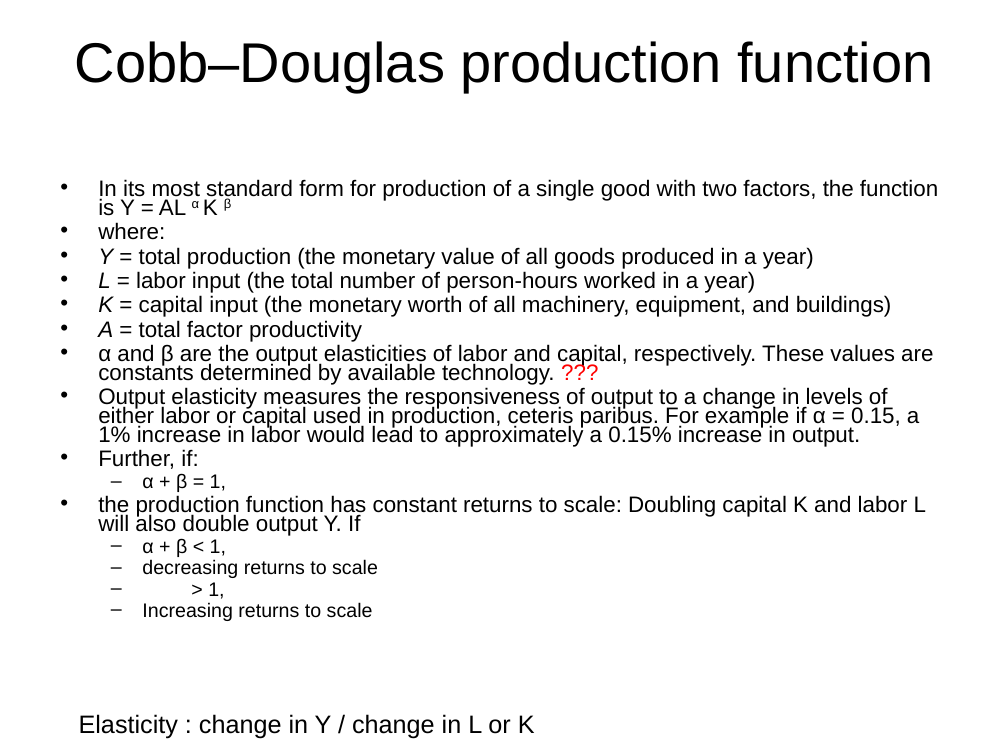
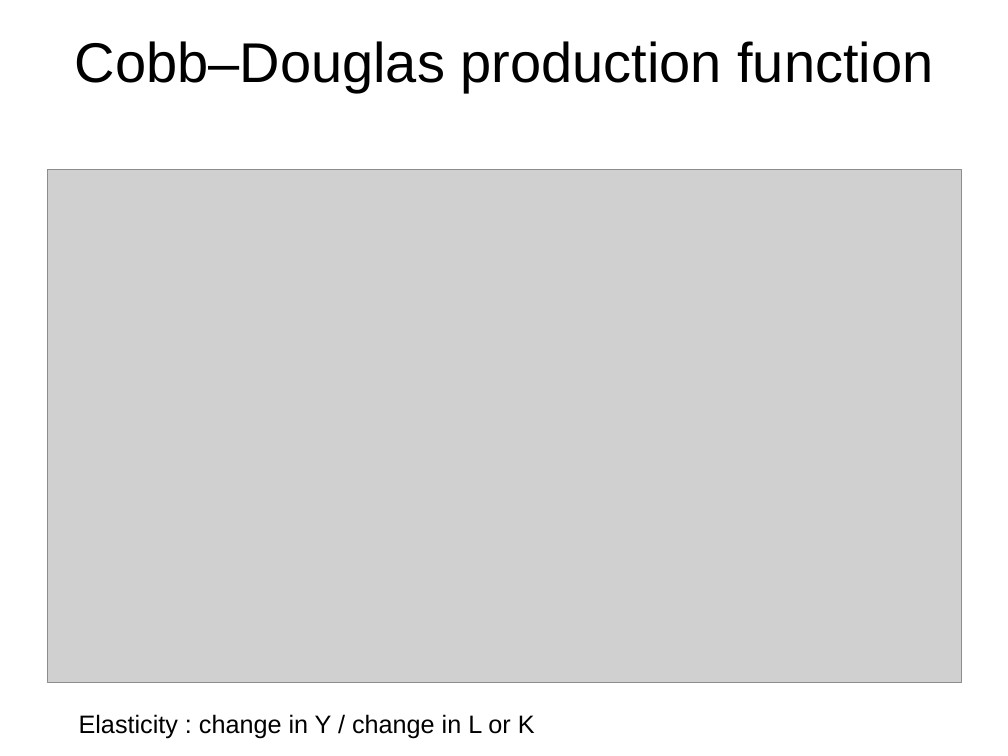
Before and after one commit to kautukraj/MacroEcon, a slide deck: slide 3 of lecture5.ppt. Drawn at 1008x756 pixels with LibreOffice and Linux fonts; fonts in the diff are those of the drawing; grey boxes stand for pictures; background and template pictures are left out. Boxes give left, top, right and bottom in pixels: in the first picture for what was removed or moved away, otherwise in the second. Text is boxed around its words. In the diff, an @@ line names an element or a change of style, - is before the commit and + after.

```diff
--- a/lecture5.ppt
+++ b/lecture5.ppt
@@ picture added at <box>47,169,962,682</box> @@
@@ text removed at <box>98,179,938,621</box> @@
-• In its most standard form for production of a single good with two factors, the function is Y = AL α K β
-• where:
-• Y = total production (the monetary value of all goods produced in a year)
-• L = labor input (the total number of person-hours worked in a year)
-• K = capital input (the monetary worth of all machinery, equipment, and buildings)
-• A = total factor productivity
-• α and β are the output elasticities of labor and capital, respectively. These values are constants determined by available technology. ???
-• Output elasticity measures the responsiveness of output to a change in levels of either labor or capital used in production, ceteris paribus. For example if α = 0.15, a 1% increase in labor would lead to approximately a 0.15% increase in output.
-• Further, if:
-  – α + β = 1,
-• the production function has constant returns to scale: Doubling capital K and labor L will also double output Y. If
-  – α + β < 1,
-  – decreasing returns to scale
-  – > 1,
-  – Increasing returns to scale
```
Also in this commit, not shown: 4 other slides changed, 14 other files.
